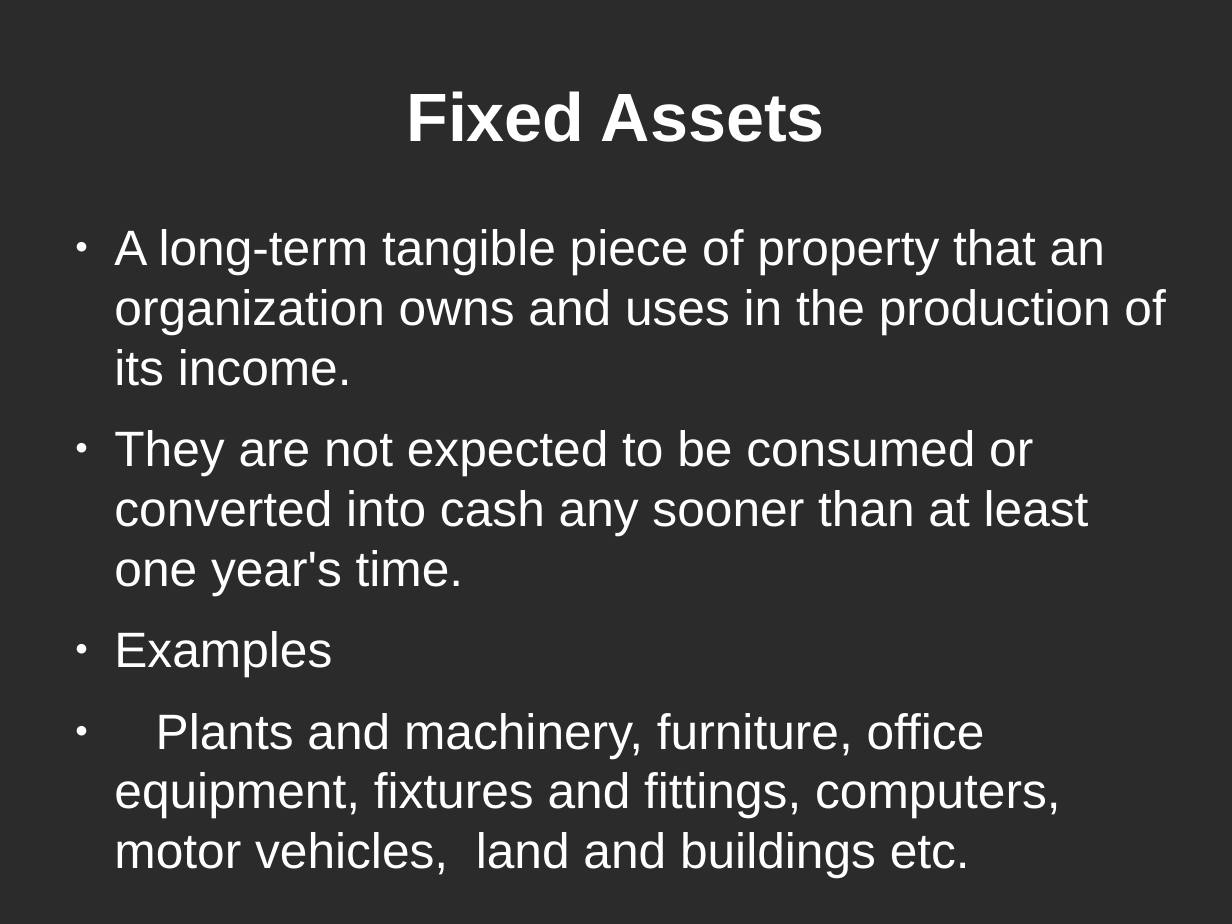
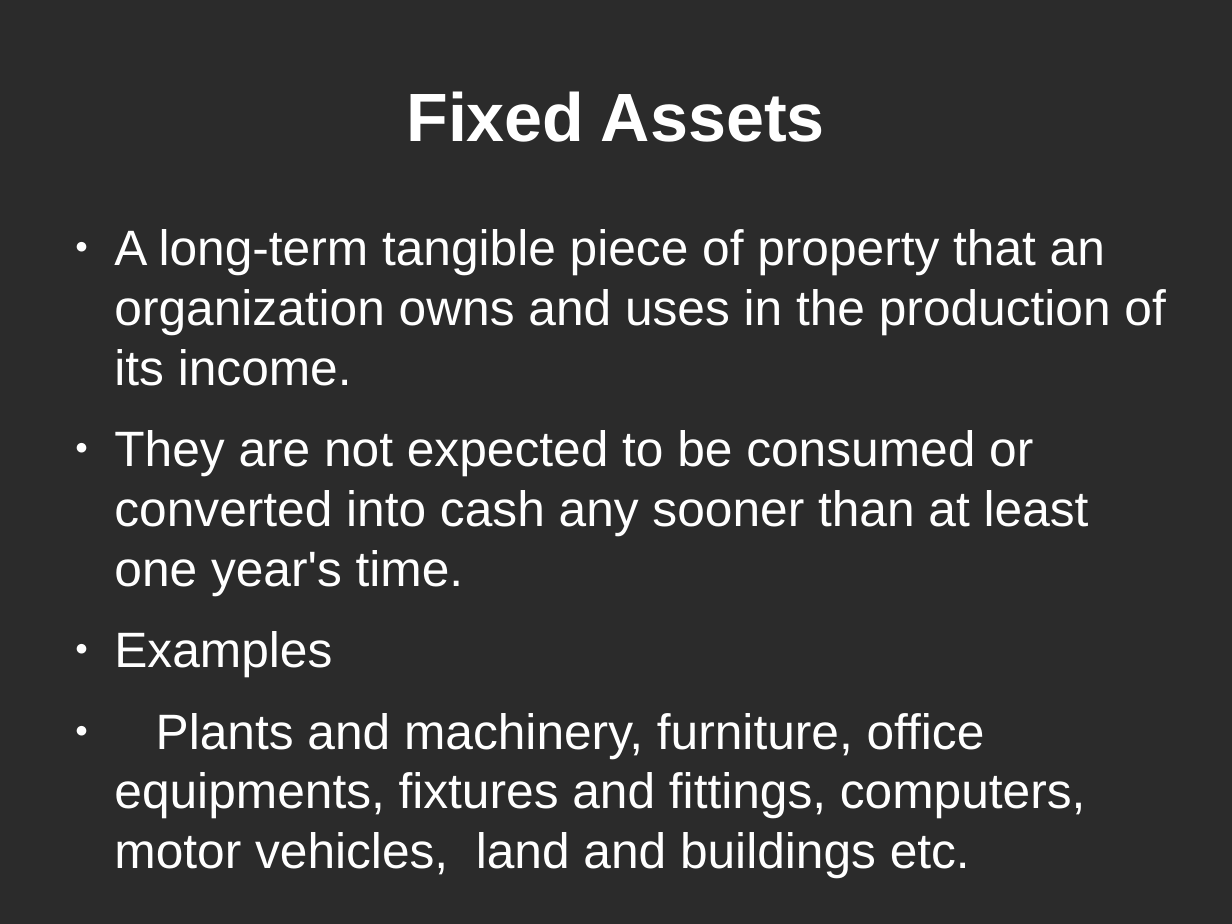
Before and after one commit to kind-technologies/FAMS, a slide deck: slide 2 of docs/presentation.odp. Drawn at 1232x924 pixels with LibreOffice and Linux fonts; fonts in the diff are those of the drawing; background and template pictures are left out; a plain dark background stands for a picture behind light text. Boxes give left, top, right and bottom in pixels: in the first picture for what was removed or moved away, otherwise in the second. Text is boxed around its words. In the diff, an @@ line names an element or a change of style, - is before the commit and + after.

Commit message:
updated

```diff
--- a/docs/presentation.odp
+++ b/docs/presentation.odp
@@ text at <box>114,713,1086,878</box>: text changed @@
-● Plants and machinery, furniture, office equipment, fixtures and fittings, computers, motor vehicles, land and buildings etc.
+● Plants and machinery, furniture, office equipments, fixtures and fittings, computers, motor vehicles, land and buildings etc.
```
Also in this commit, not shown: 1 other slide changed.
